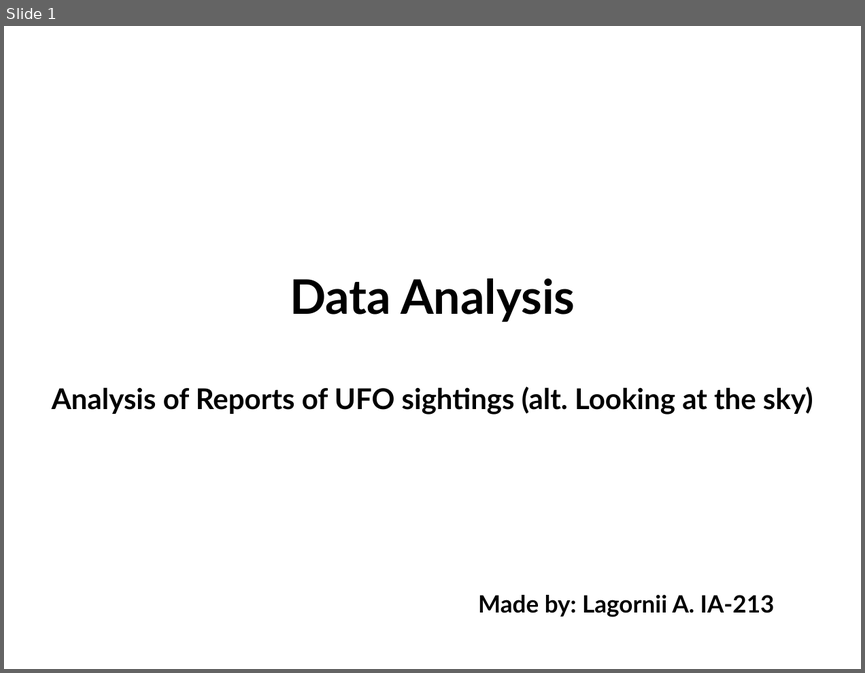
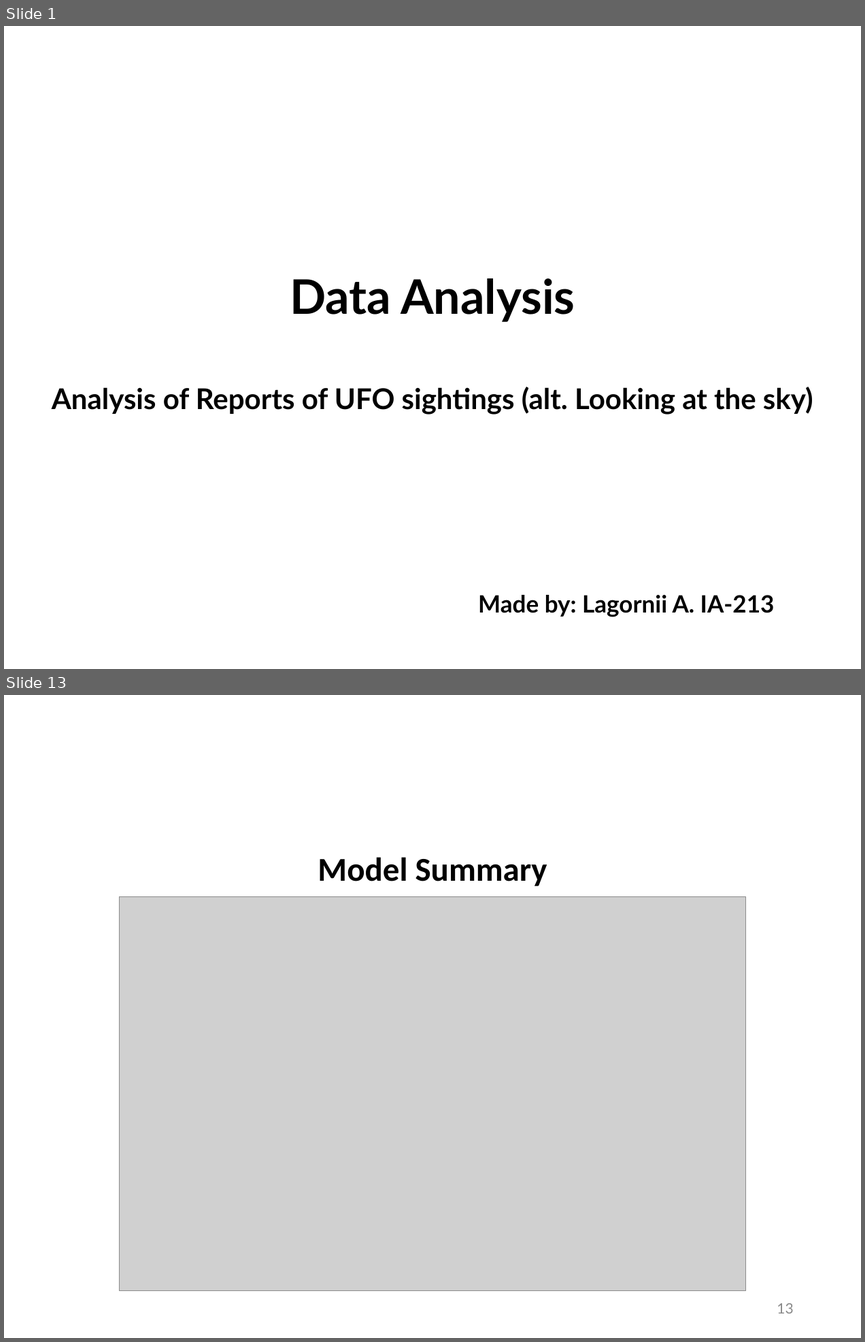
Before and after one commit to alexandrlagornii/UFO-Analysis, a slide deck: article-and-presentation/Lagornii_IA-213_UFO_Presentation.pptx. Shown one above the other, each under a label of ours: slide 1 before the commit, slides 1 and 13 after it; the slides between them are not shown. The pictures are 865x673 and 865x1342 pixels, drawn with LibreOffice and Linux fonts; fonts in the diff are those of the drawing; grey boxes stand for pictures; background and template pictures are left out. Boxes give left, top, right and bottom in pixels: in the first picture for what was removed or moved away, otherwise in the second. Text is boxed around its words. In the diff, an @@ line names an element or a change of style, - is before the commit and + after.

```diff
--- a/article-and-presentation/Lagornii_IA-213_UFO_Presentation.pptx
+++ b/article-and-presentation/Lagornii_IA-213_UFO_Presentation.pptx
@@ slide 13 added at (x1=4, y1=695, x2=861, y2=1338), background picture (left out) @@
@@ text added at (x1=317, y1=857, x2=547, y2=886), 28 pt, text #000000, bold @@
+Model Summary
@@ picture added at (x1=119, y1=896, x2=745, y2=1291) @@
@@ page number added at (x1=776, y1=1303, x2=793, y2=1313), 12 pt, text #898989 @@
+13
```
Also in this commit, not shown: 5 slides changed, 2 other slides added, 1 slide removed, 4 other files.
